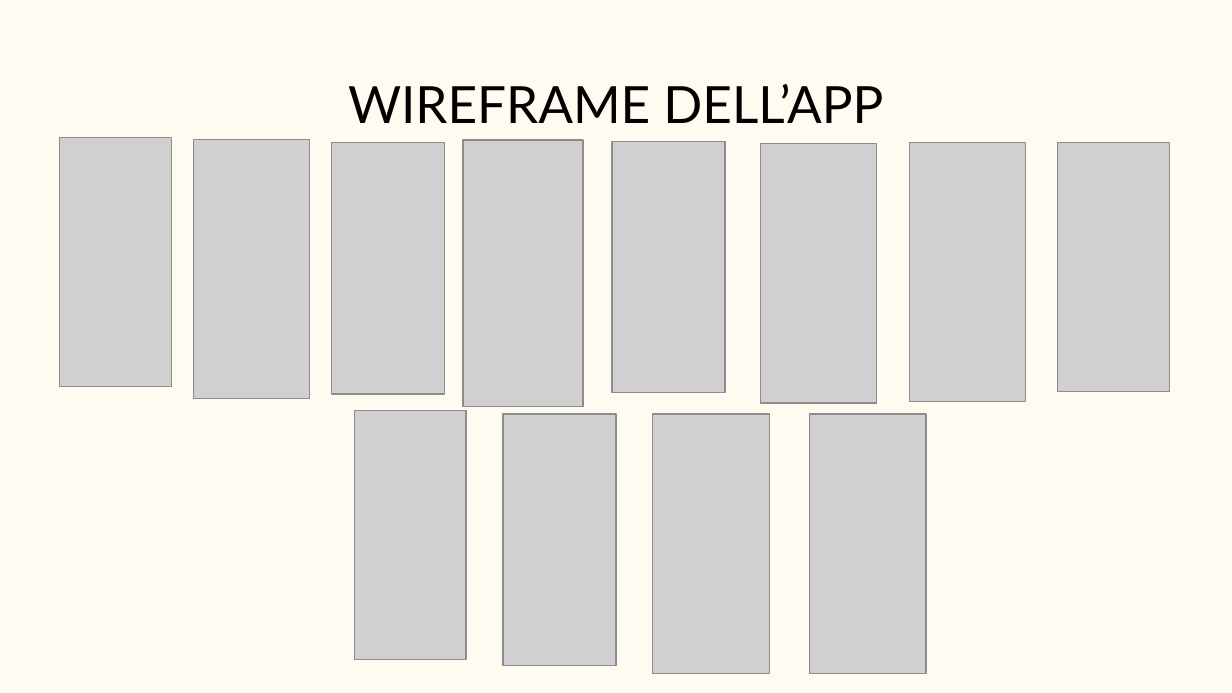
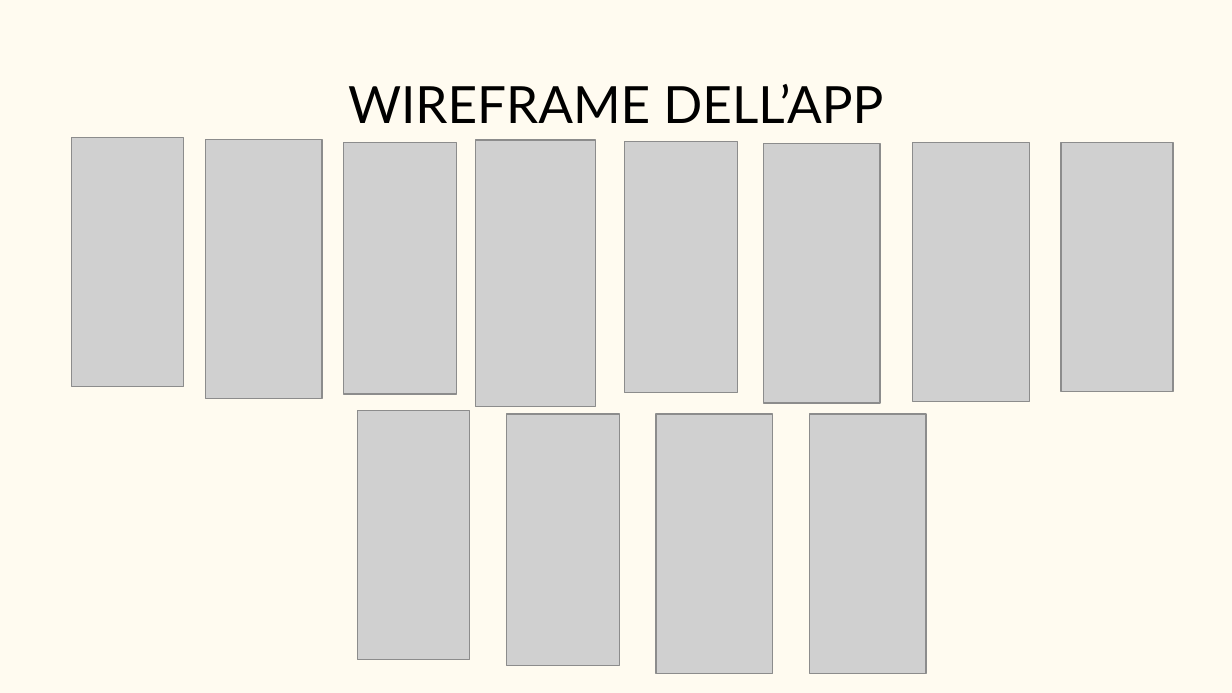
Before and after one commit to Tommiconlai/AppPet, a slide deck: slide 9 of Documenti/Relazione Finale/PP relazione.pptx. Drawn at 1232x693 pixels with LibreOffice and Linux fonts; fonts in the diff are those of the drawing; grey boxes stand for pictures. Boxes give left, top, right and bottom in pixels: in the first picture for what was removed or moved away, otherwise in the second. Text is boxed around its words. In the diff, an @@ line names an element or a change of style, - is before the commit and + after.

Commit message:
small fix pp

```diff
--- a/Documenti/Relazione Finale/PP relazione.pptx
+++ b/Documenti/Relazione Finale/PP relazione.pptx
@@ picture: place and size @@
-picture at <box>59,138,171,387</box>
+picture at <box>71,138,184,387</box>
@@ 4 pictures: place and size @@
-4 pictures at <box>193,139,726,408</box>
+4 pictures at <box>206,139,738,408</box>
@@ 4 pictures: place and size @@
-4 pictures at <box>503,143,1026,673</box>
+4 pictures at <box>506,143,1030,673</box>
```
